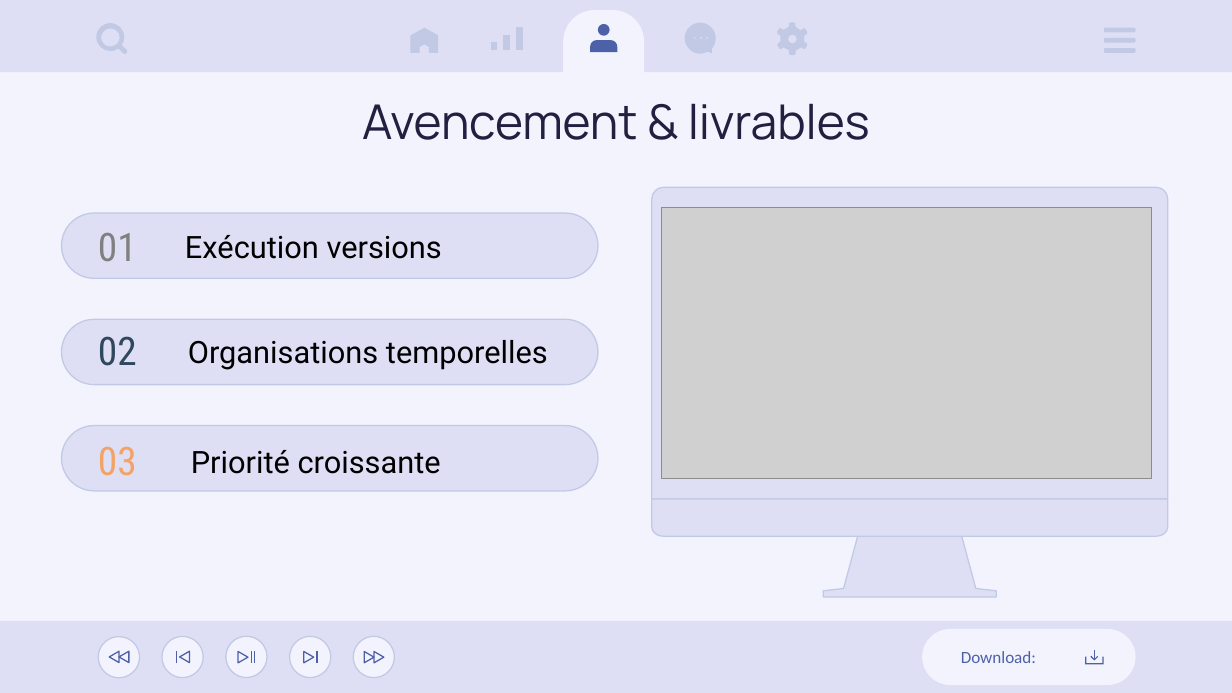
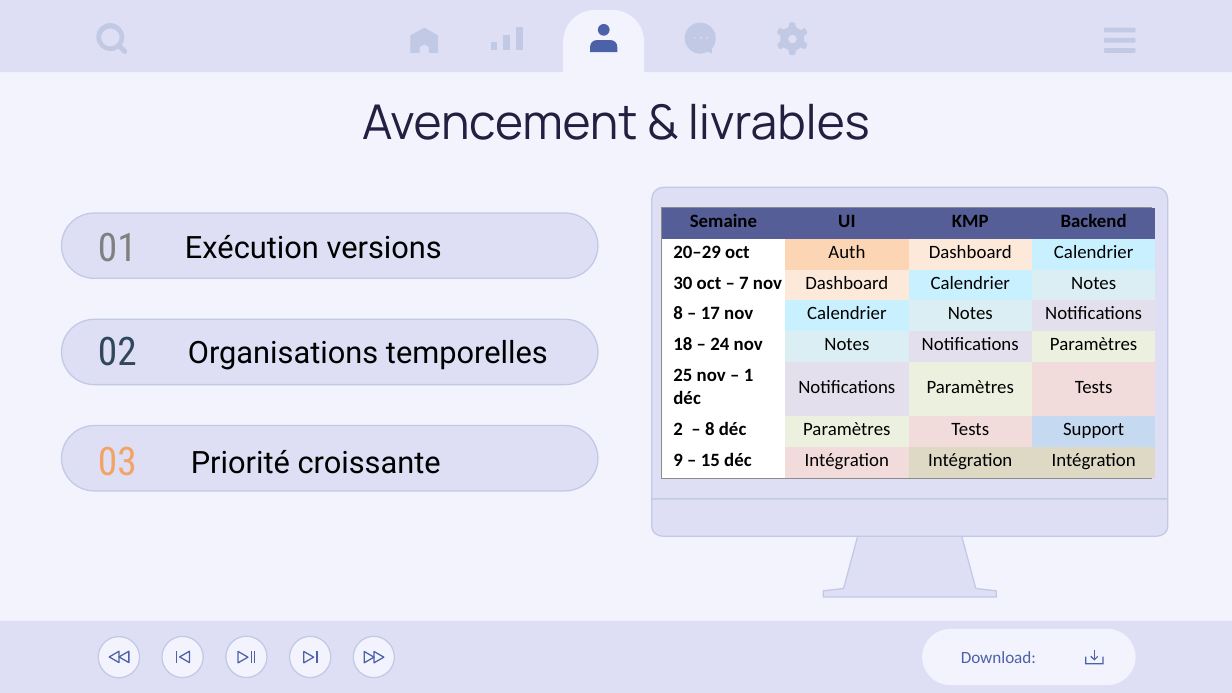
Before and after one commit to RISE-Remote-Intranet-School-Environment/CompanionAppStudent, a slide deck: slide 6 of ressources/pwp_companion_student_app.pptx. Drawn at 1232x693 pixels with LibreOffice and Linux fonts; fonts in the diff are those of the drawing; grey boxes stand for pictures. Boxes give left, top, right and bottom in pixels: in the first picture for what was removed or moved away, otherwise in the second. Text is boxed around its words. In the diff, an @@ line names an element or a change of style, - is before the commit and + after.

```diff
--- a/ressources/pwp_companion_student_app.pptx
+++ b/ressources/pwp_companion_student_app.pptx
@@ table added at [662, 208, 1154, 479], 8 rows, 4 columns @@
+Semaine | UI | KMP | Backend
+20–29 oct | Auth | Dashboard | Calendrier
+30 oct – 7 nov | Dashboard | Calendrier | Notes
+8 – 17 nov | Calendrier | Notes | Notifications
+18 – 24 nov | Notes | Notifications | Paramètres
+25 nov – 1 déc | Notifications | Paramètres | Tests
+2 – 8 déc | Paramètres | Tests | Support
+9 – 15 déc | Intégration | Intégration | Intégration
```
Also in this commit, not shown: 3 other files.
